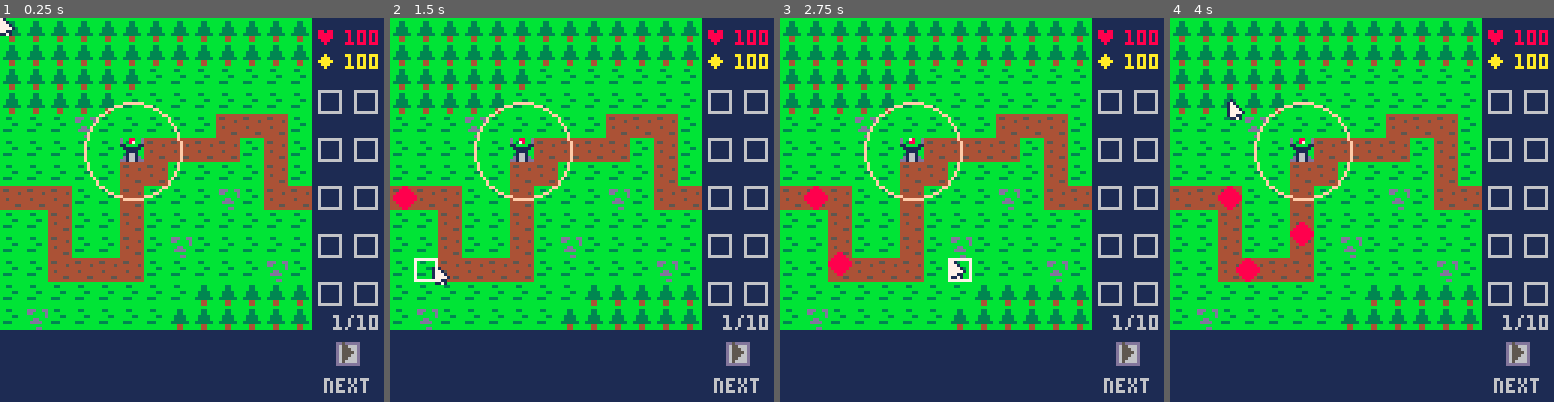
Above: before the commit, frames 1-4 (left to right).
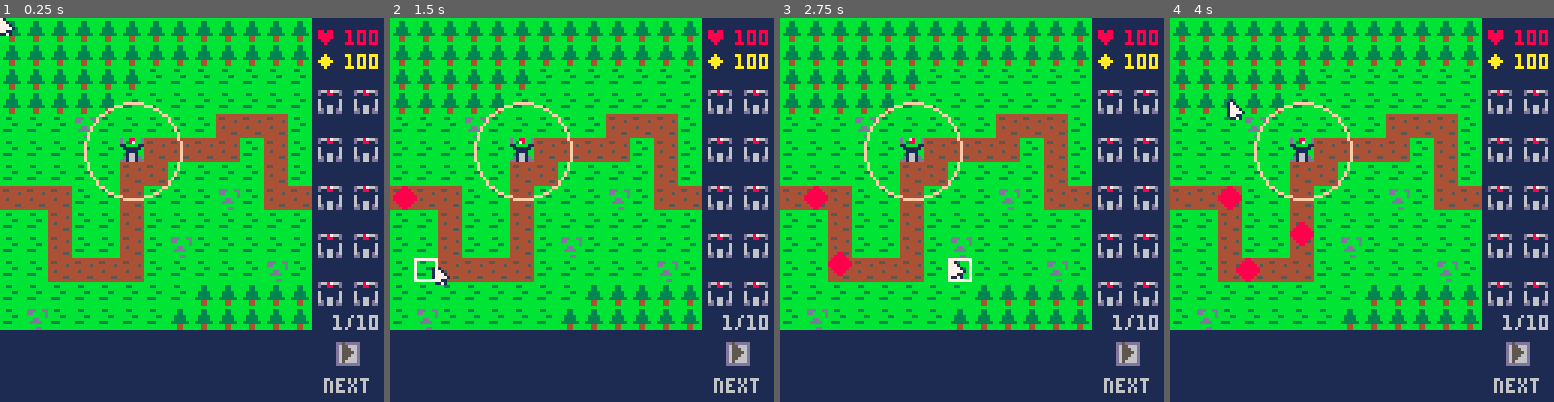
Above: after the commit, the same moments.

Repository: electricbrass/td-pico-8
Game: PICO-8 cartridge td.p8
Two runs of this game, one before a commit and one after it. Both use one fixed random seed, a clock stepped at 60 frames per second and the inputs below.
Inputs (mouse positions are in pixels of both pictures, inside the frame that each line leads up to):
- Up to frame 1 (0.25 s): no input
- Up to frame 2 (1.5 s): click (670, 121) at 0.67 s; click (436, 267) at 1.22 s
- Up to frame 3 (2.75 s): click (887, 114) at 1.77 s; click (952, 259) at 2.32 s
- Up to frame 4 (4 s): click (1404, 106) at 2.87 s; click (1465, 256) at 3.42 s; click (1231, 102) at 3.97 s

The runs differ from the first frame. In frame 1, 1.3% of the frame differs, in the area x 82-99%, y 18-75%; in frame 2, 1.3%; in frame 3, 1.3%; in frame 4, 1.3%.

Commit message:
draw towers in hud

Diff:
--- a/td.p8
+++ b/td.p8
@@ -26,9 +26,13 @@
 	print(lives, 127 - #tostr(lives) * 4,4,8)
 	print("◆",105,12,10)
 	print(cash, 127 - #tostr(cash) * 4,12,10)
-	for i = 0, 68, 16 do
+	for i = 0, 64, 16 do
 		rect(106,i+24,113,i+31,6)
 		rect(118,i+24,125,i+31,6)
+		local tl = tower_types[i/16 + 1][2]
+		local tr = tower_types[i/16 + 6][2]
+		spr(tl,106,i+24)
+		spr(tr,118,i+24)
 	end
 	--spr(7,106,56)
 	-- mouse
@@ -135,7 +139,15 @@
 
 tower_types = {
 	{"magic", 7, 4, 16},
-	{"basic"}
+	{"basic", 7},
+	{"t3", 7},
+	{"t4", 7},
+	{"t5", 7},
+	{"t6", 7},
+	{"t7", 7},
+	{"t8", 7},
+	{"t9", 7},
+	{"t10", 7}
 }
 
 function newtower(t_type,x,y)
@@ -192,10 +204,10 @@
 00000000bbbbbbbb44444444bbb44bbb11111111dddddddd00000000dd1661dddd1661dddd1661dddd1661dd0000000000000000000000000000000000000000
 00000000bbbbbbbb0000000000000000000000000000000000000000000880000000000000000000000000000000000000000000000000000000000000000000
 00000000bdddbbdd0000000000000000000000000000000000000000008888000000000000000000000000000000000000000000000000000000000000000000
-00000000bddbbbbd0000000000000000000000000000000000000000088888800000000000000000000000000000000000000000000000000000000000000000
-00000000bbbbbbbd0000000000000000000000000000000000000000888888880000000000000000000000000000000000000000000000000000000000000000
-00000000bbbddbbb0000000000000000000000000000000000000000888888880000000000000000000000000000000000000000000000000000000000000000
-00000000bbddddbb0000000000000000000000000000000000000000088888800000000000000000000000000000000000000000000000000000000000000000
+00000000bddbbbbd00000000000000000000000000000000000000000888888000ff880000888800008888000088880000888800008888000088ff00008ff800
+00000000bbbbbbbd00000000000000000000000000000000000000008888888800ff880000ff88000088880000888800008888000088ff000088ff00008ff800
+00000000bbbddbbb0000000000000000000000000000000000000000888888880088880000ff880000ff8800008ff8000088ff000088ff000088880000888800
+00000000bbddddbb000000000000000000000000000000000000000008888880008888000088880000ff8800008ff8000088ff00008888000088880000888800
 00000000bbbbbbbb0000000000000000000000000000000000000000008888000000000000000000000000000000000000000000000000000000000000000000
 00000000bbbbddbb0000000000000000000000000000000000000000000880000000000000000000000000000000000000000000000000000000000000000000
 
